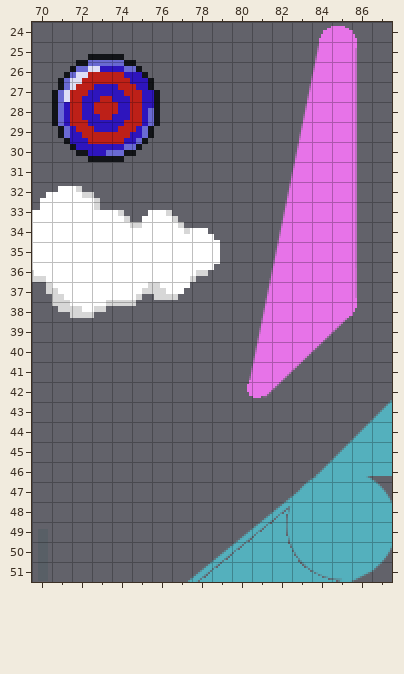
Two states of a Tiled map, raw/maps/prototype_top.tmx. That is the earlier state.
Cells are 10x10 px. Shown: x 70..87, y 24..51.
And afterwards:
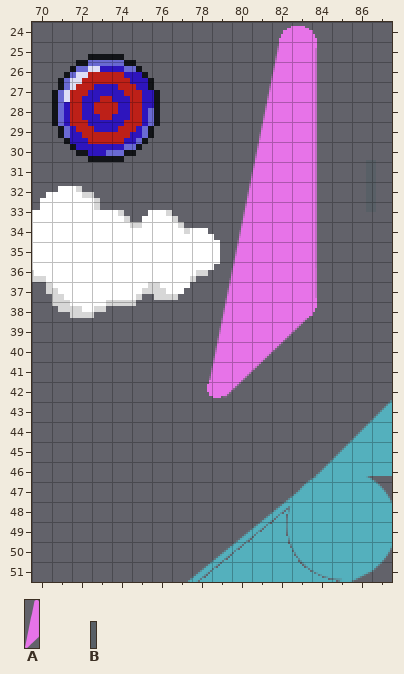
Key: from "dynamic": A 17 "flipper_bumper", B 23 "trigger".
Objects are placed by their top-left corner, in cells (3,4 is the top-left corner of cell 3,4); size is 1x1 cell unless given.
Change:
--- layer "Dynamic"
-B "slot_trigger" at 70.3,49.4 size 0.5x2.6
+B "slot_trigger" at 86.7,30.9 size 0.5x2.6
-A "flipper_bumper_right" at 80.8,24.2 size 5.5x18.6
+A "flipper_bumper_right" at 78.8,24.2 size 5.5x18.6
Where, in picture pixels (left, top, right, bottom), the same in both pictures:
changed: (207, 26, 357, 398)
new place: (366, 160, 376, 212)
old place: (38, 529, 48, 581)
